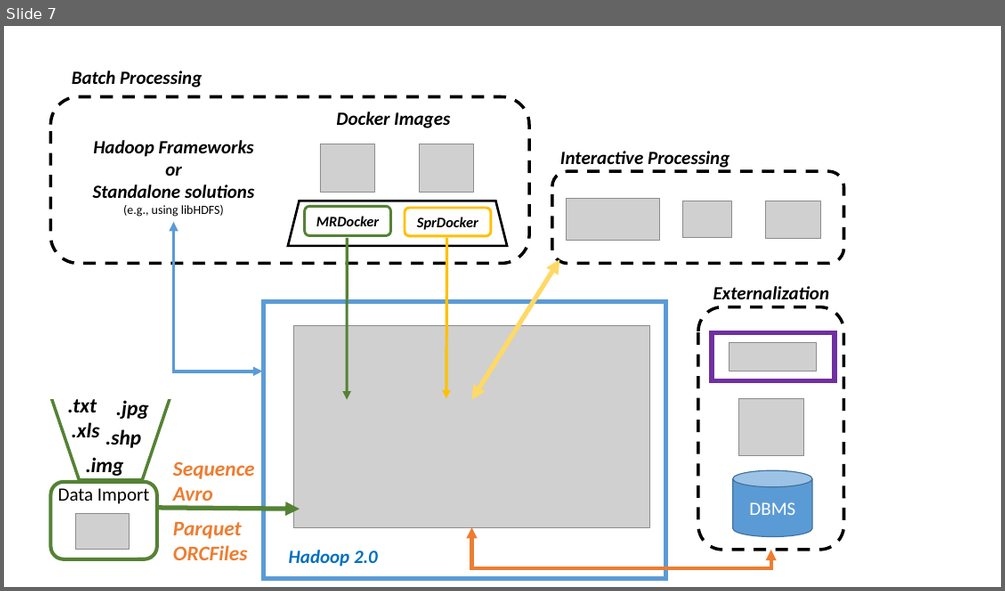
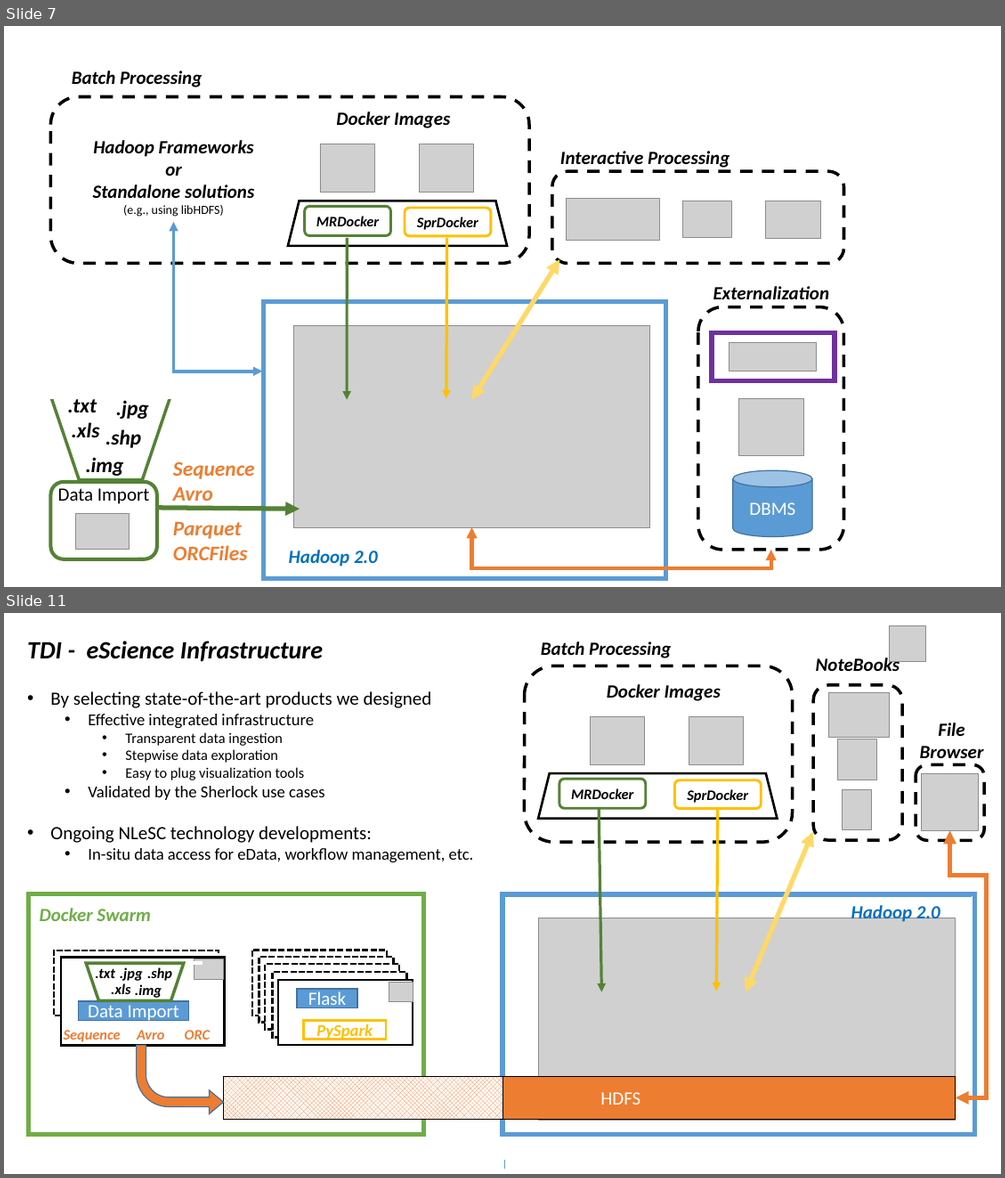
Before and after one commit to nlesc-sherlock/data_tools_integration, a slide deck: docs/diagrams/architecture/architecture.pptx. Shown one above the other, each under a label of ours: slide 7 before the commit, slides 7 and 11 after it; the slides between them are not shown. The pictures are 1005x591 and 1005x1178 pixels, drawn with LibreOffice and Linux fonts; fonts in the diff are those of the drawing; grey boxes stand for pictures. Boxes give left, top, right and bottom in pixels: in the first picture for what was removed or moved away, otherwise in the second. Text is boxed around its words. In the diff, an @@ line names an element or a change of style, - is before the commit and + after.

```diff
--- a/docs/diagrams/architecture/architecture.pptx
+++ b/docs/diagrams/architecture/architecture.pptx
@@ slide 11 added at [4, 613, 1001, 1174], background #FFFFFF @@
@@ group added at [745, 625, 925, 992]: 4 pictures, 1 rounded rectangle, 1 double arrow, 1 text @@
+NoteBooks
@@ text added at [27, 641, 474, 862], 16 pt, text #000000 @@
+TDI - eScience Infrastructure
+• By selecting state-of-the-art products we designed
+  • Effective integrated infrastructure
+    • Transparent data ingestion
+    • Stepwise data exploration
+    • Easy to plug visualization tools
+  • Validated by the Sherlock use cases
+• Ongoing NLeSC technology developments:
+  • In-situ data access for eData, workflow management, etc.
@@ group added at [915, 722, 987, 1097]: 1 rounded rectangle, 1 picture, 1 elbow double arrow, 1 text @@
+File
+Browser
@@ group added at [525, 641, 793, 992]: 3 rounded rectangles, 2 pictures, 2 texts, 2 arrows, 1 trapezoid @@
+MRDocker
+SprDocker
+Docker Images
+Batch Processing
@@ group added at [502, 880, 975, 1171]: 3 rectangles, 2 lines, 1 picture, 1 text @@
+Hadoop 2.0
@@ group added at [29, 894, 424, 1135]: 8 rectangles, 2 pictures, 1 text @@
+Docker Swarm
@@ line added from (73, 963) to (202, 963), #FFFFFF 3 pt @@
@@ rectangle added at [297, 989, 357, 1007], fill #5B9BD5, outline #43739E 1 pt, 18 pt, text #FFFFFF @@
+Flask
@@ rectangle added at [304, 1020, 386, 1039], fill #FFFFFF, outline #FFC000 2.5 pt, 16 pt, text #FFC000, bold, italic @@
+PySpark
@@ group added at [64, 963, 223, 1113]: 6 texts, 1 rectangle, 1 trapezoid, 1 bent arrow @@
+Data Import
+.txt
+.shp
+.jpg
+.img
+.xls
+Sequence Avro ORC
@@ rectangle added at [223, 1076, 502, 1119], fill pattern #ED7D31 on #FFFFFF, outline #000000 1 pt @@
@@ rectangle added at [243, 1077, 955, 1119], fill #ED7D31, outline #000000 0.75 pt, 18 pt, text #FFFFFF @@
+HDFS
```
Also in this commit, not shown: 4 other slides added, 1 other file.
